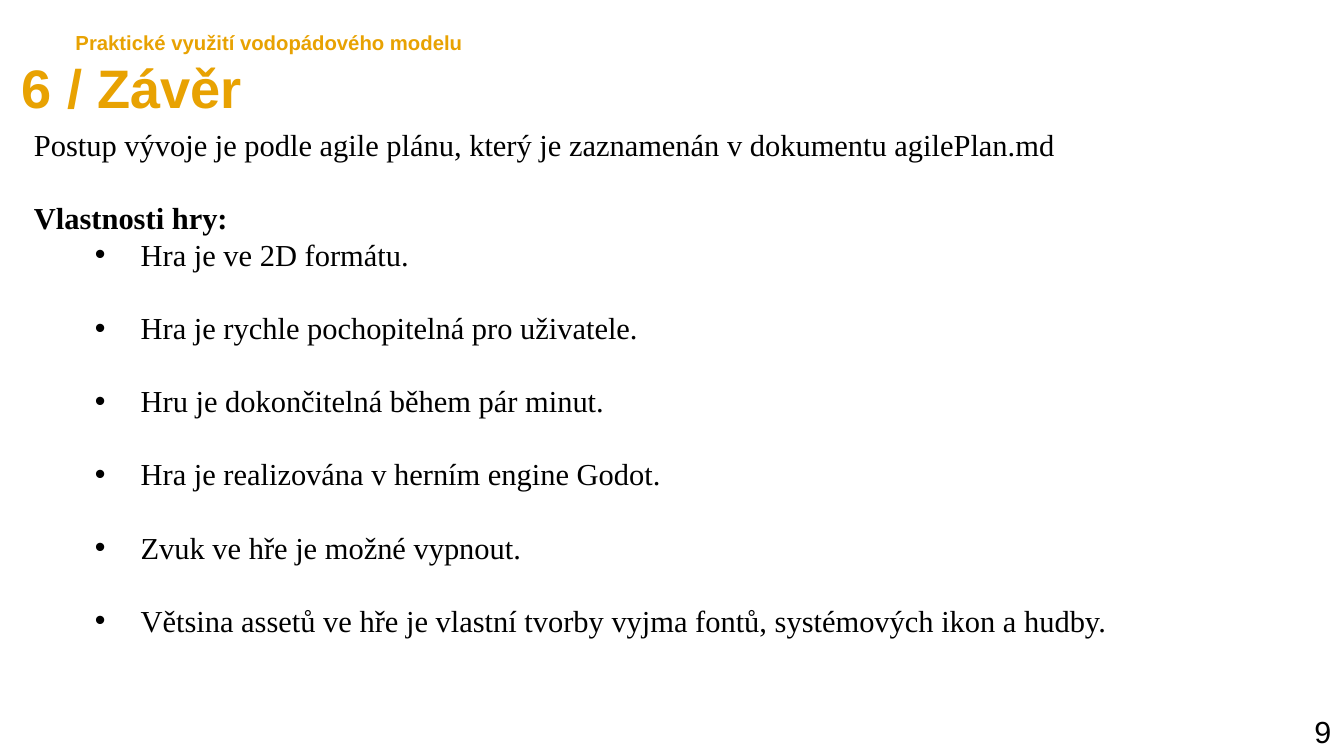
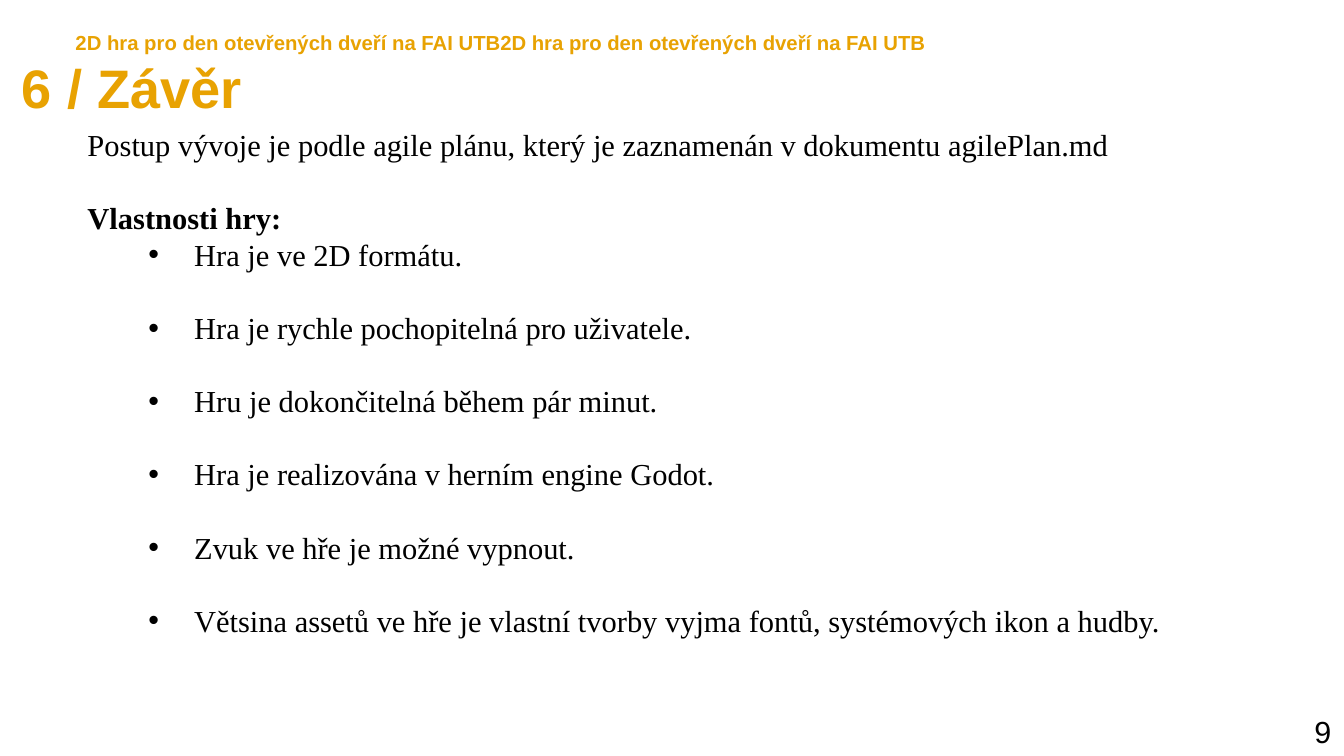
Before and after one commit to marecekroman/GregGame, a slide deck: slide 11 of Gregs Game.pptx. Drawn at 1344x756 pixels with LibreOffice and Linux fonts; fonts in the diff are those of the drawing. Boxes give left, top, right and bottom in pixels: in the first picture for what was removed or moved away, otherwise in the second. Text is boxed around its words. In the diff, an @@ line names an element or a change of style, - is before the commit and + after.

```diff
--- a/Gregs Game.pptx
+++ b/Gregs Game.pptx
@@ text at (75, 35, 925, 55): text changed @@
-Praktické využití vodopádového modelu
+2D hra pro den otevřených dveří na FAI UTB2D hra pro den otevřených dveří na FAI UTB
@@ text "Postup vývoje je podle agile ...": place and size @@
-text "Postup vývoje je podle agile ..." at (34, 134, 1106, 638)
+text "Postup vývoje je podle agile ..." at (87, 134, 1160, 638)
```
Also in this commit, not shown: 8 other slides changed, 5 slides added, 4 slides removed, 3 other files.
